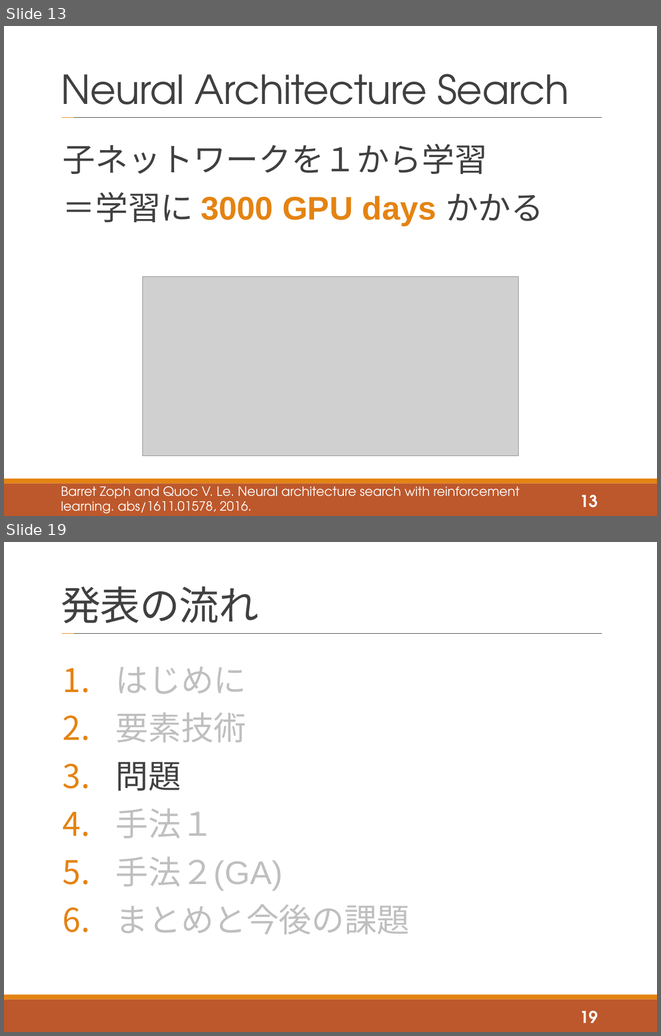
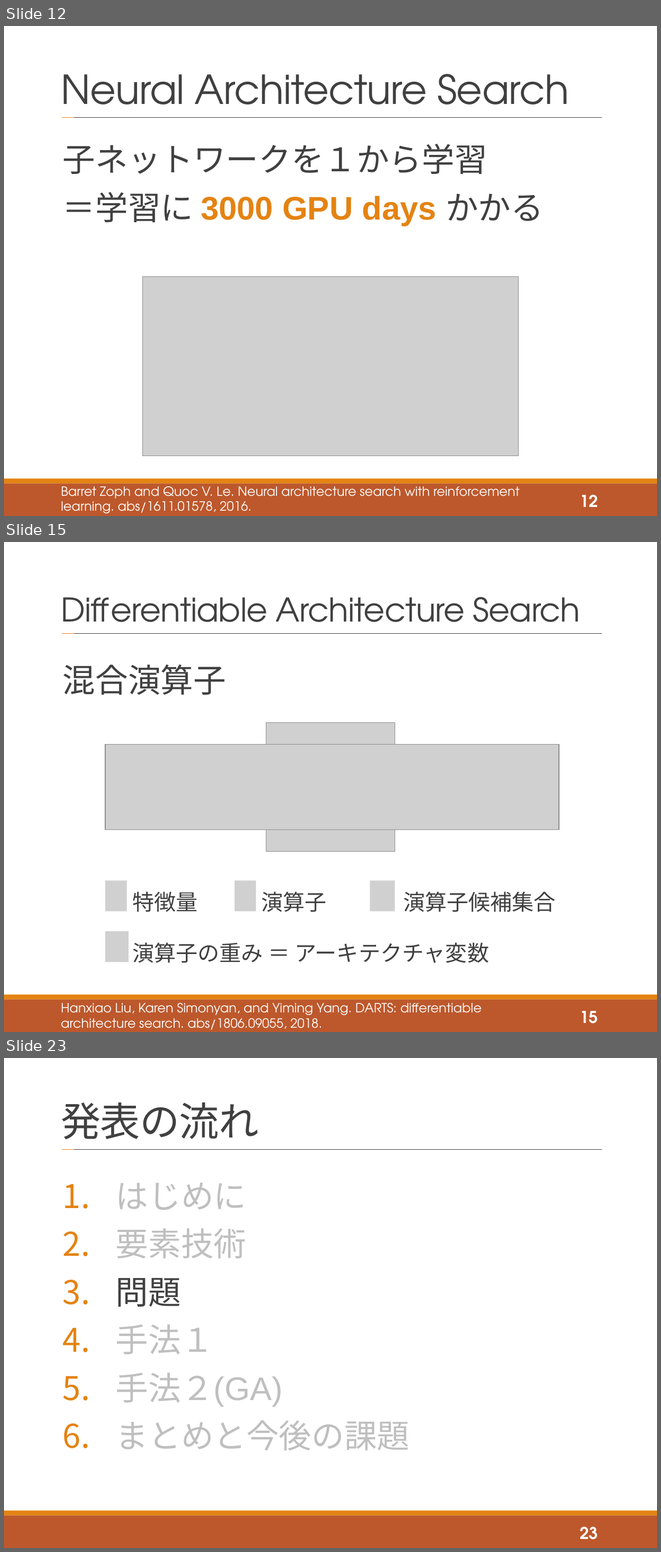
Before and after one commit to tatsuya-sugiyama/WeeklyReport, a slide deck: report/2020後期/2020_2nd_sugiyama.pptx. Shown one above the other, each under a label of ours: slides 13 and 19 before the commit, slides 12, 15 and 23 after it; the slides between them are not shown. The pictures are 661x1036 and 661x1552 pixels, drawn with LibreOffice and Linux fonts; fonts in the diff are those of the drawing; grey boxes stand for pictures. Boxes give left, top, right and bottom in pixels: in the first picture for what was removed or moved away, otherwise in the second. Text is boxed around its words. In the diff, an @@ line names an element or a change of style, - is before the commit and + after.

```diff
--- a/report/2020後期/2020_2nd_sugiyama.pptx
+++ b/report/2020後期/2020_2nd_sugiyama.pptx
@@ slide 15 added at bbox=[4, 542, 657, 1032], background #FFFFFF; not listed: 4 template elements that a slide beside it also shows @@
@@ title added at bbox=[61, 597, 581, 634], 36 pt, text #404040 @@
+Differentiable Architecture Search
@@ text added at bbox=[63, 664, 226, 695], 36 pt, text #404040 @@
+混合演算子
@@ picture added at bbox=[266, 723, 395, 852] @@
@@ picture added at bbox=[105, 744, 559, 829] @@
@@ picture added at bbox=[105, 880, 127, 911] @@
@@ text added at bbox=[132, 891, 197, 912], 24 pt, text #404040 @@
+特徴量
@@ picture added at bbox=[235, 880, 256, 911] @@
@@ text added at bbox=[261, 891, 326, 912], 24 pt, text #404040 @@
+演算子
@@ picture added at bbox=[370, 880, 395, 911] @@
@@ text added at bbox=[404, 891, 556, 912], 24 pt, text #404040 @@
+演算子候補集合
@@ picture added at bbox=[105, 931, 129, 962] @@
@@ text added at bbox=[132, 942, 489, 963], 24 pt, text #404040 @@
+演算子の重み ＝ アーキテクチャ変数
@@ text added at bbox=[61, 999, 482, 1030], 14 pt, text #FFFFFF @@
+Hanxiao Liu, Karen Simonyan, and Yiming Yang. DARTS: differentiable architecture search. abs/1806.09055, 2018.
@@ page number added at bbox=[580, 1011, 598, 1023], 18 pt, text #FFFFFF, bold @@
+15
@@ what was slide 13 is now slide 12 @@
@@ page number at bbox=[580, 495, 598, 507]: text changed @@
-13
+12
@@ what was slide 19 is now slide 23 @@
@@ page number at bbox=[580, 1527, 598, 1539]: text changed @@
-19
+23
```
Also in this commit, not shown: 9 slides changed, 16 other slides added, 2 slides removed.
